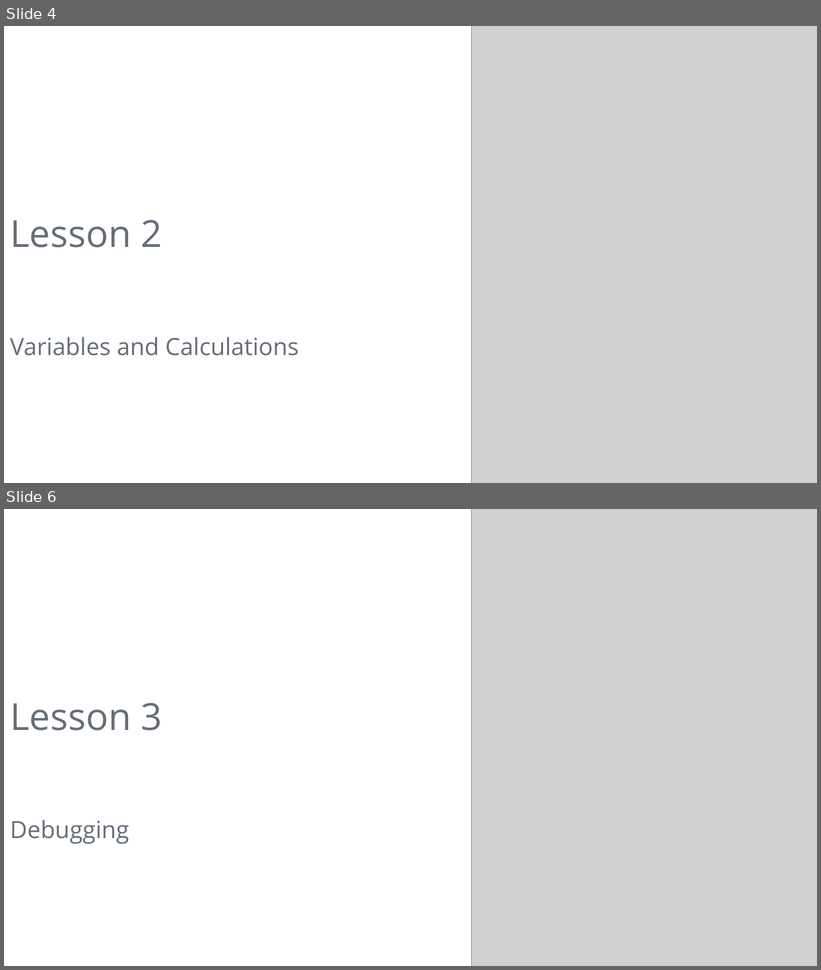
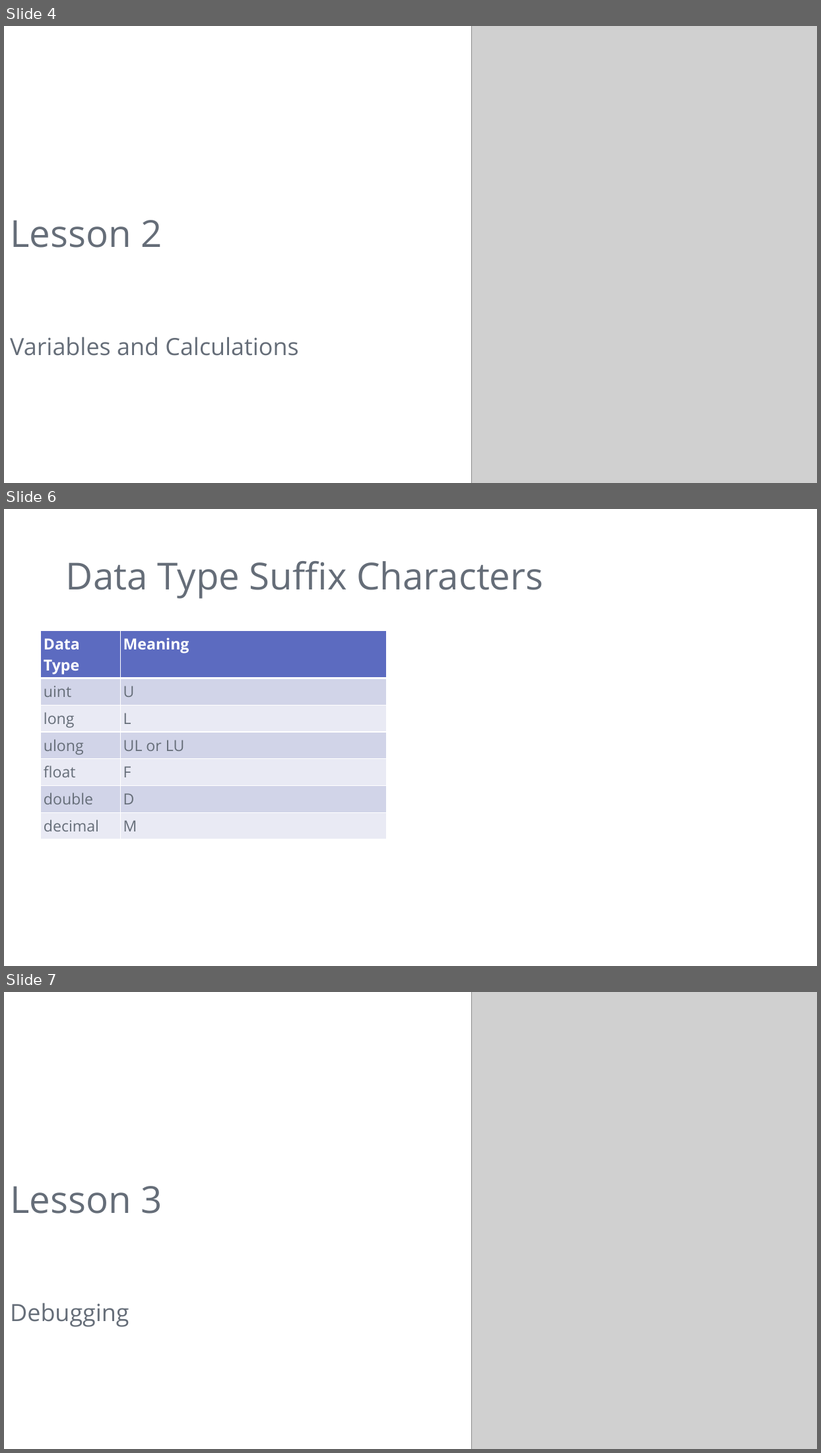
Before and after one commit to DaraOladapo/csharp-lessons, a slide deck: 01-intro/C# Lessons.pptx. Shown one above the other, each under a label of ours: slides 4 and 6 before the commit, slides 4, 6 and 7 after it; the slides between them are not shown. The pictures are 821x970 and 821x1453 pixels, drawn with LibreOffice and Linux fonts; fonts in the diff are those of the drawing; grey boxes stand for pictures. Boxes give left, top, right and bottom in pixels: in the first picture for what was removed or moved away, otherwise in the second. Text is boxed around its words. In the diff, an @@ line names an element or a change of style, - is before the commit and + after.

```diff
--- a/01-intro/C# Lessons.pptx
+++ b/01-intro/C# Lessons.pptx
@@ slide 6 added at (4,509,817,966), background #FFFFFF @@
@@ title added at (66,561,543,599), 44 pt, text #656D78 @@
+Data Type Suffix Characters
@@ table added at (40,631,386,834), 7 rows, 2 columns @@
+Data Type | Meaning
+uint | U
+long | L
+ulong | UL or LU
+float | F
+double | D
+decimal | M
@@ what was slide 6 is now slide 7 @@
```
Also in this commit, not shown: 1 slide changed, 1 other file.
